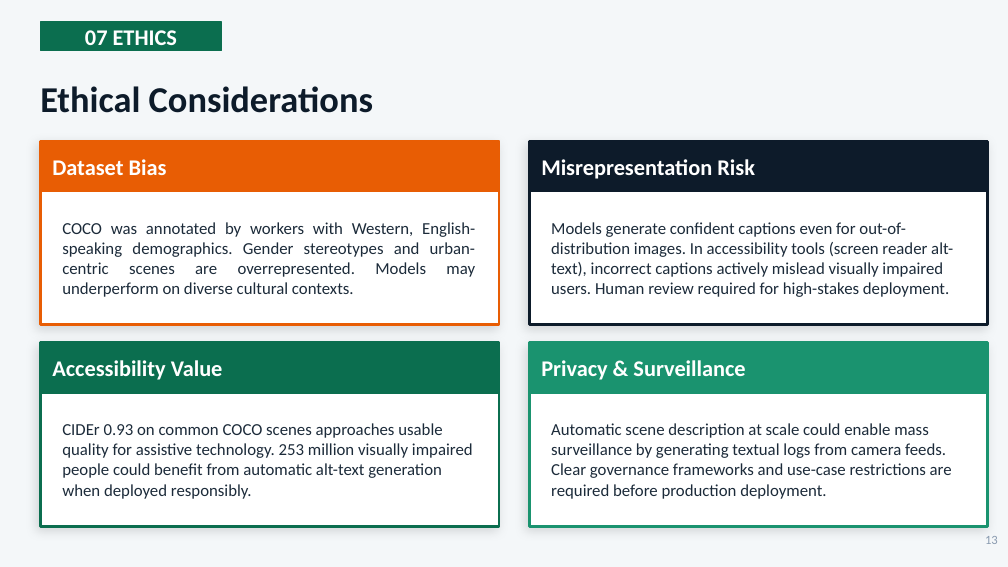
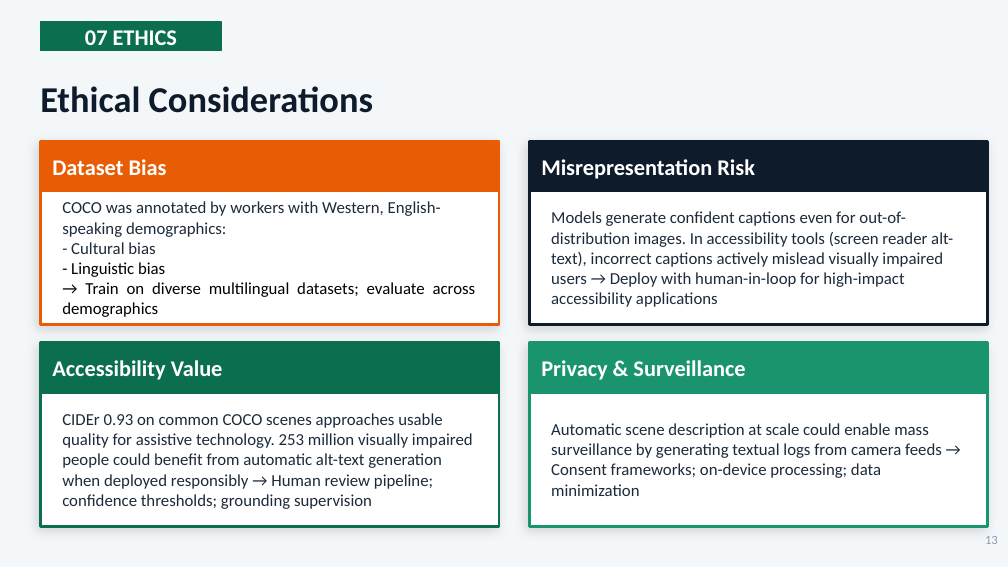
Before and after one commit to lequo-neu/Generative_Project, a slide deck: slide 13 of reports/Generative_Presentation_Group8.pptx. Drawn at 1008x567 pixels with LibreOffice and Linux fonts; fonts in the diff are those of the drawing. Boxes give left, top, right and bottom in pixels: in the first picture for what was removed or moved away, otherwise in the second. Text is boxed around its words. In the diff, an @@ line names an element or a change of style, - is before the commit and + after.

```diff
--- a/reports/Generative_Presentation_Group8.pptx
+++ b/reports/Generative_Presentation_Group8.pptx
@@ text at (x1=62, y1=201, x2=476, y2=317): text changed @@
-COCO was annotated by workers with Western, English-speaking demographics. Gender stereotypes and urban-centric scenes are overrepresented. Models may underperform on diverse cultural contexts.
+COCO was annotated by workers with Western, English-speaking demographics:
+- Cultural bias
+- Linguistic bias
+→ Train on diverse multilingual datasets; evaluate across demographics
@@ text at (x1=551, y1=211, x2=953, y2=307): text changed @@
-Models generate confident captions even for out-of-distribution images. In accessibility tools (screen reader alt-text), incorrect captions actively mislead visually impaired users. Human review required for high-stakes deployment.
+Models generate confident captions even for out-of-distribution images. In accessibility tools (screen reader alt-text), incorrect captions actively mislead visually impaired users → Deploy with human-in-loop for high-impact accessibility applications
@@ text at (x1=62, y1=413, x2=473, y2=509): text changed @@
-CIDEr 0.93 on common COCO scenes approaches usable quality for assistive technology. 253 million visually impaired people could benefit from automatic alt-text generation when deployed responsibly.
+CIDEr 0.93 on common COCO scenes approaches usable quality for assistive technology. 253 million visually impaired people could benefit from automatic alt-text generation when deployed responsibly → Human review pipeline; confidence thresholds; grounding supervision
@@ text at (x1=551, y1=423, x2=942, y2=496): text changed @@
-Automatic scene description at scale could enable mass surveillance by generating textual logs from camera feeds. Clear governance frameworks and use-case restrictions are required before production deployment.
+Automatic scene description at scale could enable mass surveillance by generating textual logs from camera feeds → Consent frameworks; on-device processing; data minimization
```
Also in this commit, not shown: 4 other slides changed, 14 other files.
